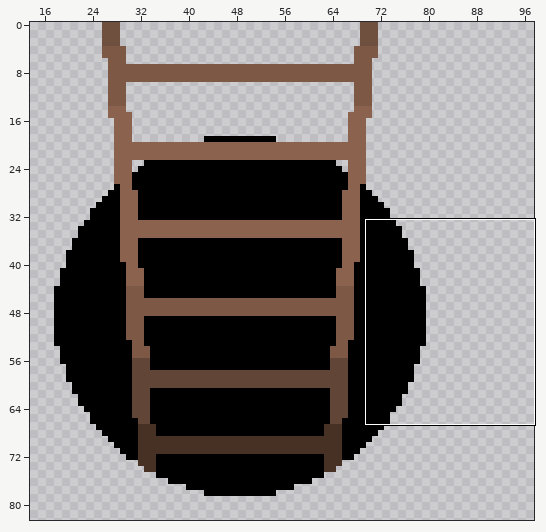
Edited in one commit: sprite sheet (ladders/ladderBoth.png). Above, an overview of the earlier version with the close-up marked.
Close-up. The starting point:
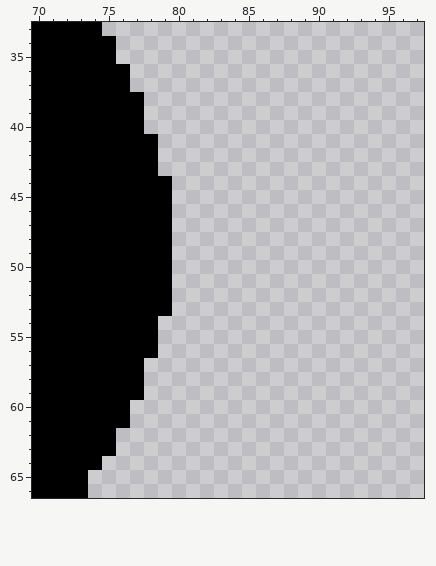
The file is 98x98 pixels. Shown: x 70..97, y 33..66. The wide view leaves out empty margins.
Now the later version:
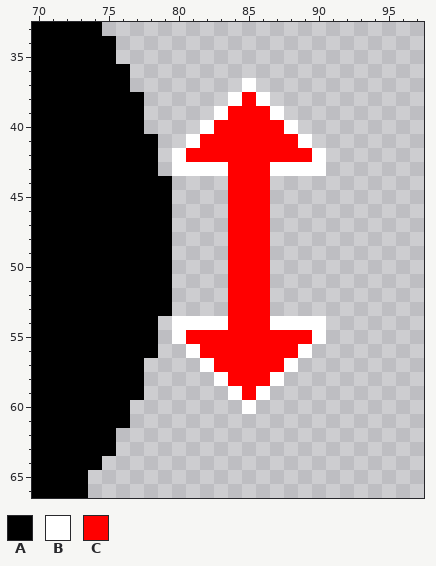
Palette (. is transparent): A #000000  B #ffffff  C #ff0000
What changed:
y 37: x 85 . -> B
y 38: x 84..86 ... -> BCB
y 39: x 83..87 ..... -> BCCCB
y 40: x 82..88 ....... -> BCCCCCB
y 41: x 81..89 ......... -> BCCCCCCCB
y 42: x 80..90 ........... -> BCCCCCCCCCB
y 43: x 80..90 ........... -> BBBBCCCBBBB
y 44..53: x 84..86 ... -> CCC
y 54: x 80..90 ........... -> BBBBCCCBBBB
y 55: x 80..90 ........... -> BCCCCCCCCCB
y 56: x 81..89 ......... -> BCCCCCCCB
y 57: x 82..88 ....... -> BCCCCCB
y 58: x 83..87 ..... -> BCCCB
y 59: x 84..86 ... -> BCB
y 60: x 85 . -> B
